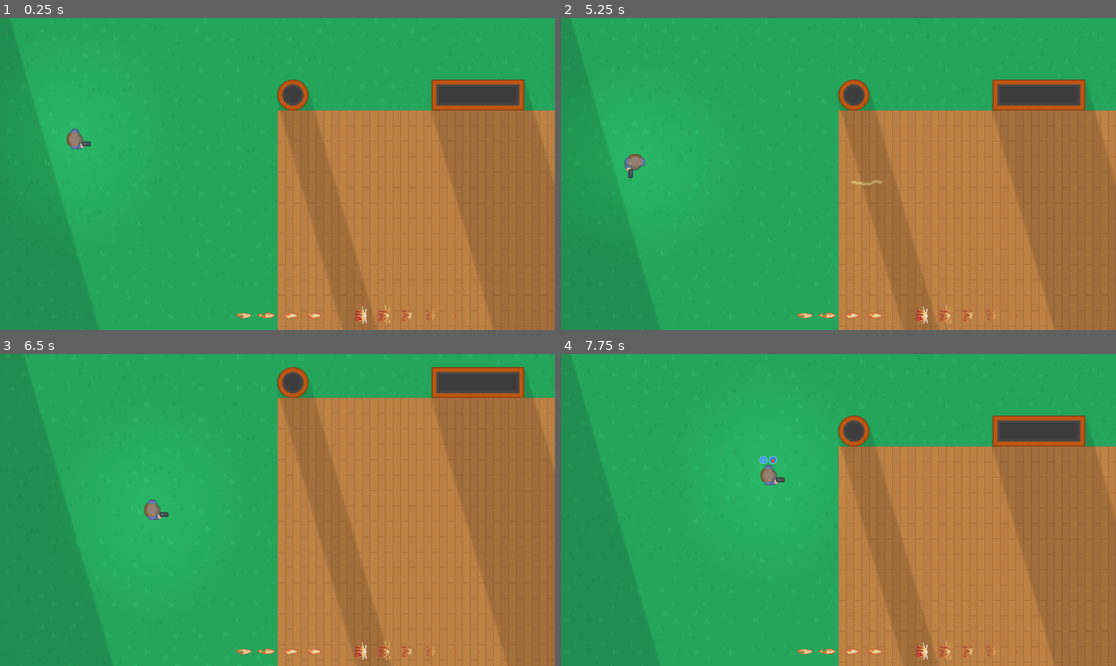
Above: before the commit, frames 1-4 (two rows, left to right).
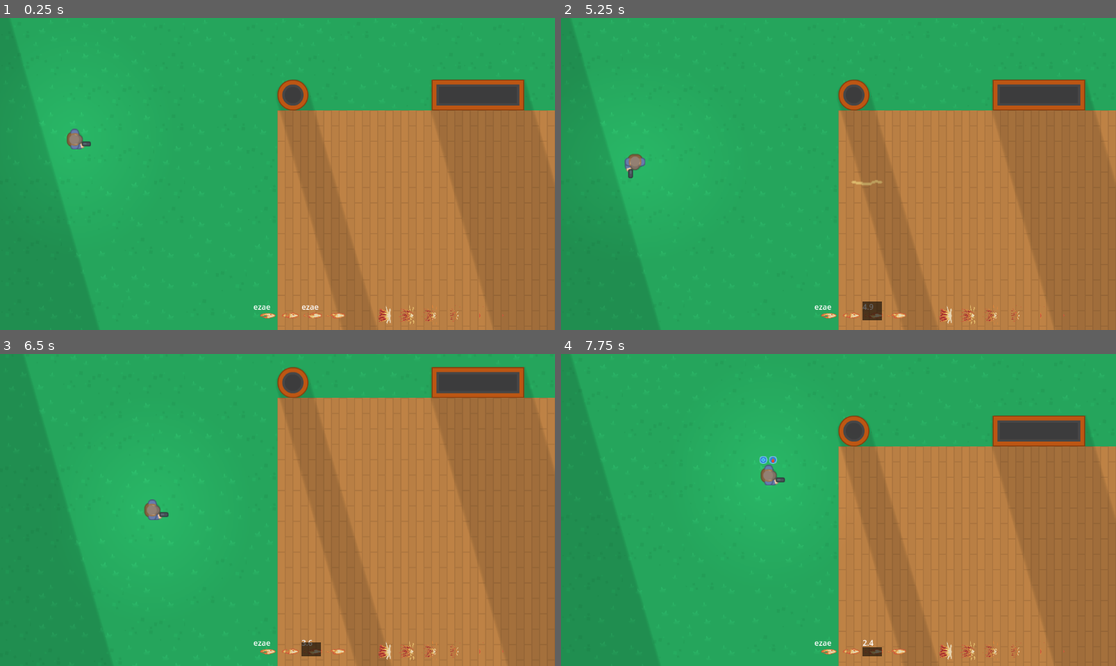
Above: after the commit, the same moments.

Repository: ChristopherDebray/godot_base
Game: Godot game, scene res://scenes/level/levels/level_test.tscn
Two runs of this game, one before a commit and one after it. Both use one fixed random seed, a clock stepped at 60 frames per second and the inputs below.
Inputs (mouse positions are in pixels of both pictures, inside the frame that each line leads up to):
- Up to frame 1 (0.25 s): no input
- Up to frame 2 (5.25 s): tap Enter at 0.5 s; move the mouse to (960, 158) at 0.52 s; hold D (right) 0.53-1.28 s; tap 3 (b_3_action) at 0.6, 4.35 s; move the mouse to (727, 189) at 1.27 s; hold S (down) 1.28-2.03 s; click (727, 189) at 1.35 s; move the mouse to (894, 105) at 2.02 s; hold D (right) 2.03-2.78 s; tap E (validate) at 2.1 s; move the mouse to (810, 236) at 2.77 s; hold W (up) 2.78-3.53 s; tap 1 (x_1_action) at 2.85 s; move the mouse to (1005, 220) at 3.52 s; hold A (left) 3.53-5.03 s; tap 2 (y_2_action) at 3.6 s; move the mouse to (672, 127) at 4.27 s; move the mouse to (866, 174) at 5.02 s; hold S (down) from 5.03 s (still down); click (866, 174) at 5.1 s
- Up to frame 3 (6.5 s): move the mouse to (194, 432) at 5.77 s; release S (down) at 5.78 s; hold D (right) from 5.78 s (still down); tap E (validate) at 5.85 s
- Up to frame 4 (7.75 s): move the mouse to (960, 494) at 6.52 s; release D (right) at 6.53 s; hold W (up) 6.53-7.28 s; tap 1 (x_1_action) at 6.6 s; move the mouse to (727, 525) at 7.27 s; hold D (right) from 7.28 s (still down); tap 2 (y_2_action) at 7.35 s

The runs differ from the first frame. In frame 1, 0.5% of the frame differs, in the area x 42-91%, y 91-99%; in frame 2, 0.6%, in the area x 42-91%, y 90-99%; in frame 3, 0.6%; in frame 4, 0.5%.

Commit message:
feat: Added dynamic visual indicators for cooldowns

Diff:
--- a/scenes/ui/in_game_ui.tscn
+++ b/scenes/ui/in_game_ui.tscn
@@ -38,8 +38,4 @@
 
 [node name="FireballCooldownIndicator2" parent="MarginContainer/CooldownIndicators" instance=ExtResource("1_uyty4")]
 layout_mode = 2
-spell_name = "fireball"
-
-[node name="FireballCooldownIndicator3" parent="MarginContainer/CooldownIndicators" instance=ExtResource("1_uyty4")]
-layout_mode = 2
-spell_name = "fireball"
+spell_name = "lightning"
--- a/scenes/ui/spell_cooldown_indicator.gd
+++ b/scenes/ui/spell_cooldown_indicator.gd
@@ -34,7 +34,16 @@
 
 func update_ui(time_left: float):
 	var ratio = clampf(time_left / max_cooldown, 0.0, 1.0)
-	overlay.visible = time_left > 0.0
-	overlay.modulate.a = 0.6 # semi-transparent
-	overlay.size.y = size.y * ratio
-	label.text = str(round(time_left * 10.0) / 10.0) if time_left > 0.0 else ""
+
+	if time_left <= 0.0:
+		overlay.visible = false
+		return
+
+	overlay.visible = true
+	var full_height = icon_node.size.y
+	overlay.size.y = full_height * ratio
+	overlay.position.y = full_height - overlay.size.y
+
+	overlay.color = Color(0, 0, 0, 0.6)
+
+	label.text = str(round(time_left * 10.0) / 10.0)
--- a/scenes/ui/spell_cooldown_indicator.tscn
+++ b/scenes/ui/spell_cooldown_indicator.tscn
@@ -5,11 +5,9 @@
 
 [node name="SpellCooldownIndicator" type="Control"]
 layout_mode = 3
-anchors_preset = 15
-anchor_right = 1.0
-anchor_bottom = 1.0
-grow_horizontal = 2
-grow_vertical = 2
+anchors_preset = 0
+size_flags_horizontal = 0
+size_flags_vertical = 0
 script = ExtResource("1_dojd6")
 
 [node name="Icon" type="TextureRect" parent="."]
@@ -18,14 +16,14 @@
 offset_bottom = 40.0
 texture = ExtResource("2_xygbl")
 
-[node name="CooldownOverlay" type="ColorRect" parent="."]
-layout_mode = 0
-offset_right = 40.0
-offset_bottom = 40.0
-color = Color(1, 1, 1, 0.721569)
-
 [node name="CooldownLabel" type="Label" parent="."]
 layout_mode = 0
 offset_right = 40.0
 offset_bottom = 23.0
 text = "ezae"
+
+[node name="CooldownOverlay" type="ColorRect" parent="."]
+layout_mode = 0
+offset_right = 40.0
+offset_bottom = 40.0
+color = Color(0.160784, 0.14902, 0.176471, 0.721569)
